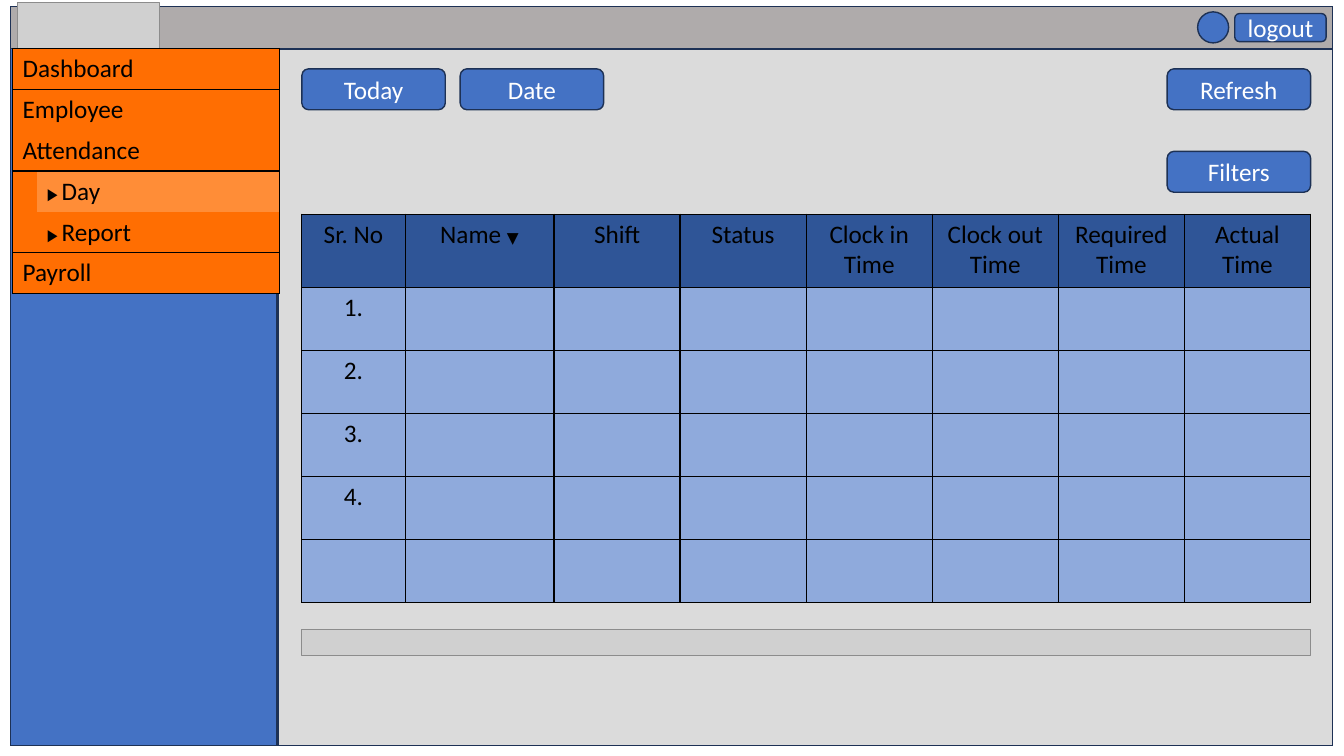
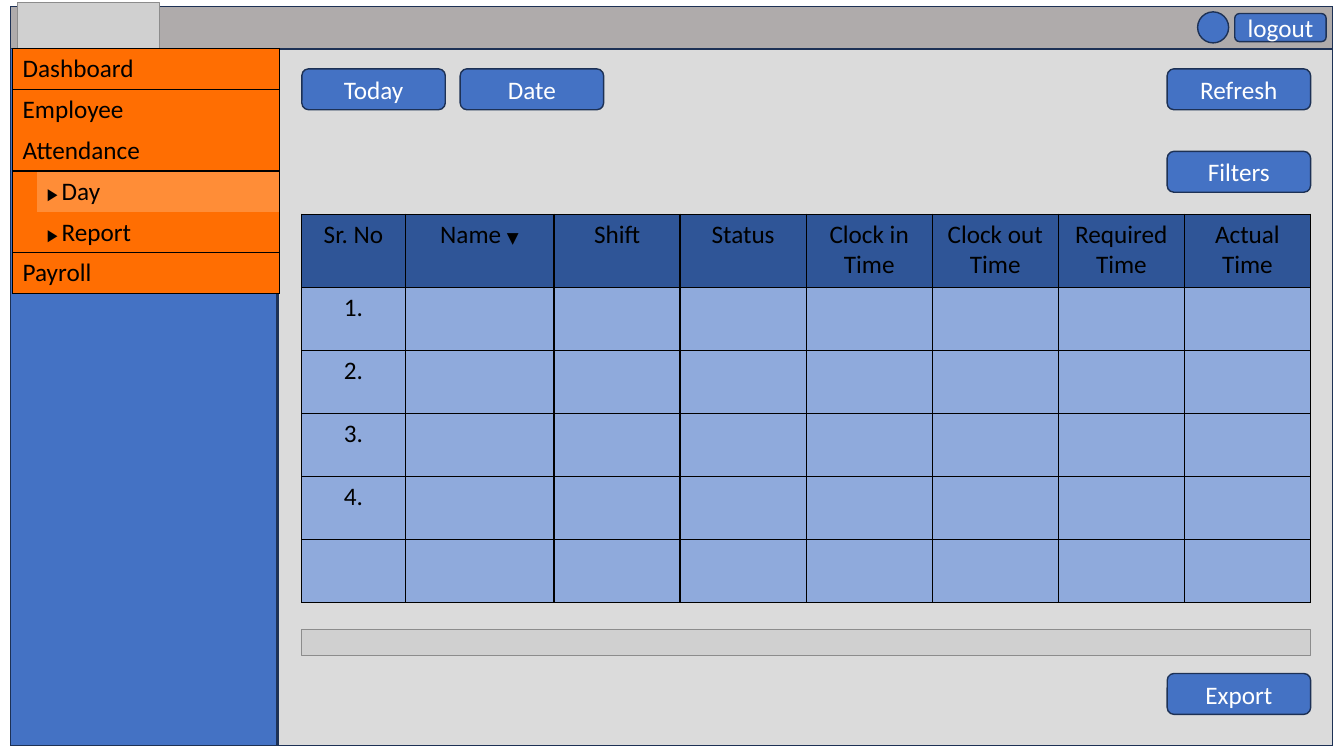
Before and after one commit to swe-mihir/Employee-Management-System-Prabhsol, a slide deck: slide 4 of documentation/Frontend mockup.pptx. Drawn at 1344x756 pixels with LibreOffice and Linux fonts; fonts in the diff are those of the drawing; grey boxes stand for pictures. Boxes give left, top, right and bottom in pixels: in the first picture for what was removed or moved away, otherwise in the second. Text is boxed around its words. In the diff, an @@ line names an element or a change of style, - is before the commit and + after.

```diff
--- a/documentation/Frontend mockup.pptx
+++ b/documentation/Frontend mockup.pptx
@@ rounded rectangle added at [1168,674,1311,715], fill #4472C4, outline #1E3256 1 pt, 18 pt, text #FFFFFF @@
+Export
```
Also in this commit, not shown: 15 other files.
